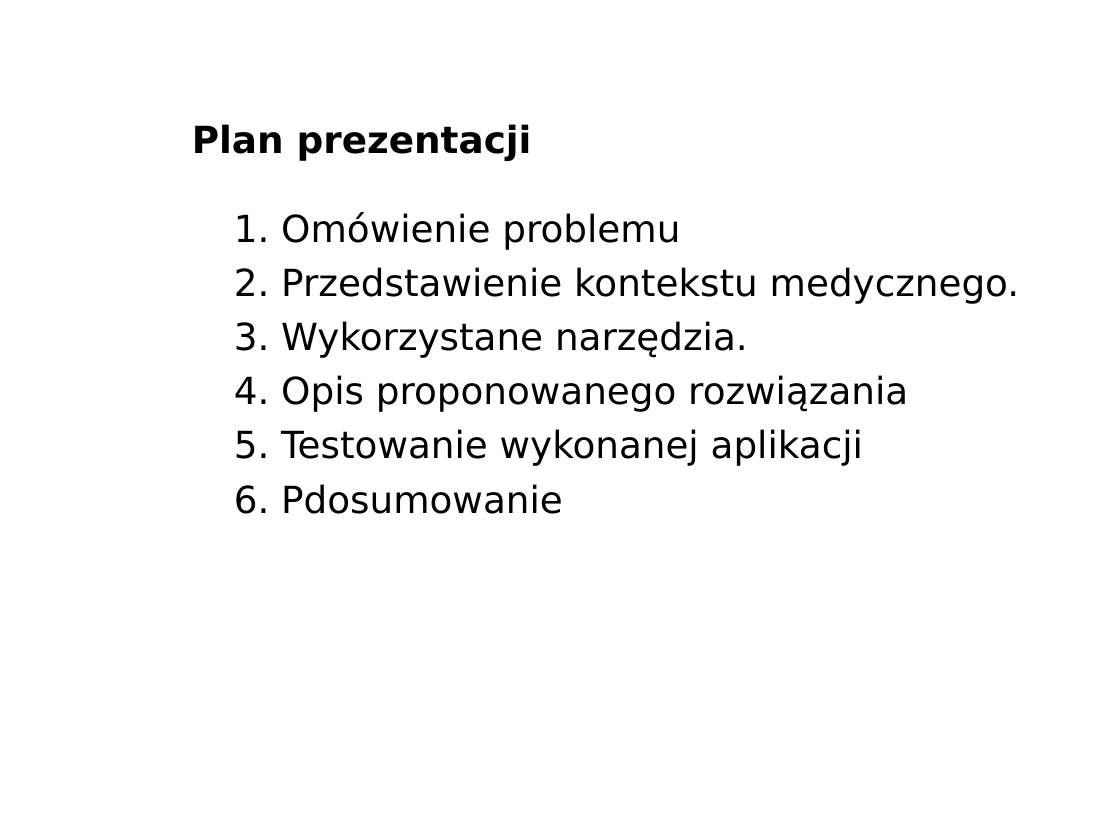
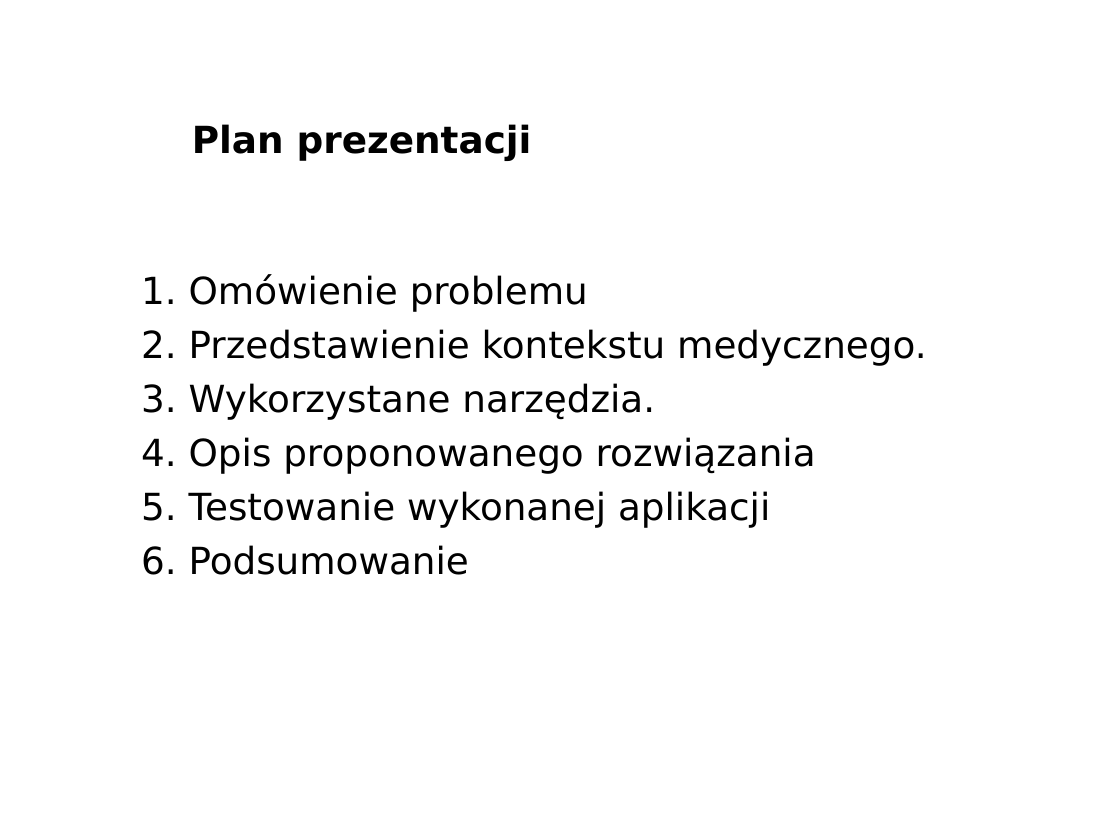
Before and after one commit to pawcio16m/MasterThesis_QTIntervalsCalc, a slide deck: slide 2 of PrezentacjaMagisterska.odp. Drawn at 1120x840 pixels with LibreOffice and Linux fonts; fonts in the diff are those of the drawing; background and template pictures are left out. Boxes give left, top, right and bottom in pixels: in the first picture for what was removed or moved away, otherwise in the second. Text is boxed around its words. In the diff, an @@ line names an element or a change of style, - is before the commit and + after.

Commit message:
Finished presentation

```diff
--- a/PrezentacjaMagisterska.odp
+++ b/PrezentacjaMagisterska.odp
@@ text "1. Omówienie problemu": place and size @@
-text "1. Omówienie problemu" at [234, 212, 1019, 514]
+text "1. Omówienie problemu" at [141, 274, 926, 575]
@@ text at [141, 545, 469, 575]: text changed @@
-6. Pdosumowanie
+6. Podsumowanie
```
Also in this commit, not shown: 7 other slides changed, 5 slides added.
